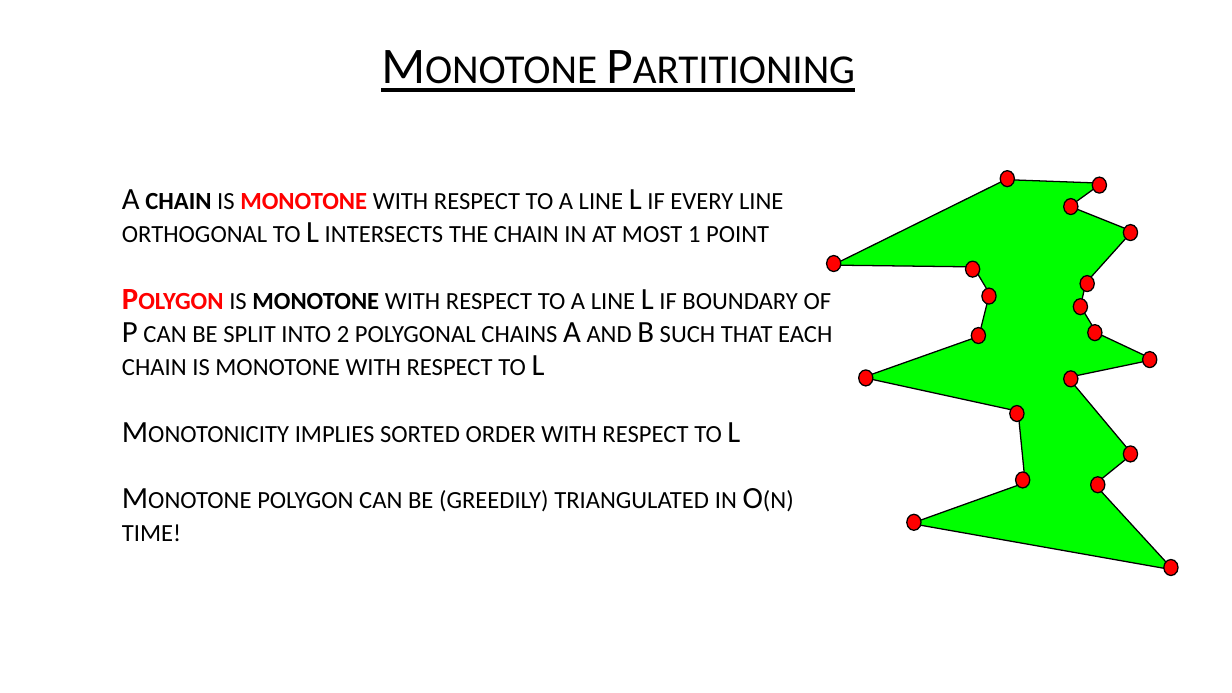
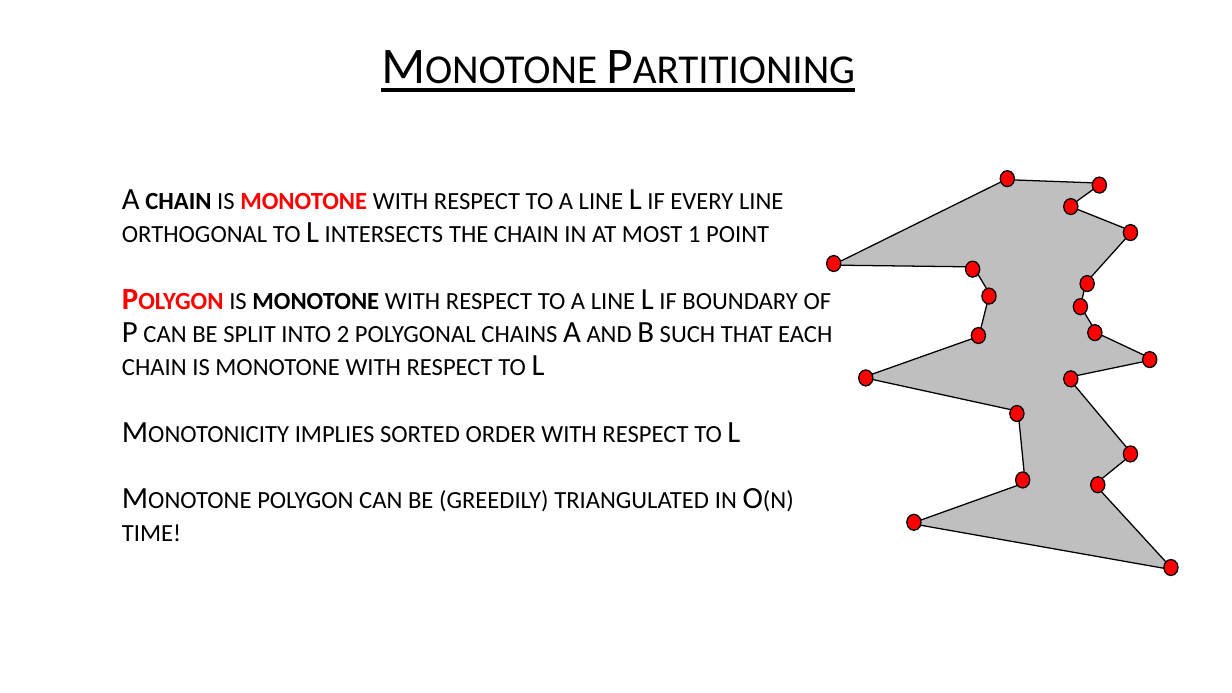
Before and after one commit to USFDataVisualization/Computational-Geometry-Lecture, a slide deck: slide 2 of M11-polygon_partitioning.pptx (slide 12 before the commit). Drawn at 1232x693 pixels with LibreOffice and Linux fonts; fonts in the diff are those of the drawing; background and template pictures are left out. Boxes give left, top, right and bottom in pixels: in the first picture for what was removed or moved away, otherwise in the second. Text is boxed around its words. In the diff, an @@ line names an element or a change of style, - is before the commit and + after.

```diff
--- a/M11-polygon_partitioning.pptx
+++ b/M11-polygon_partitioning.pptx
@@ freeform shape at (x1=833, y1=179, x2=1174, y2=569): fill #00FF00 to #BFBFBF @@
```
Also in this commit, not shown: 1 other slide changed, 32 slides removed, 33 other files.
